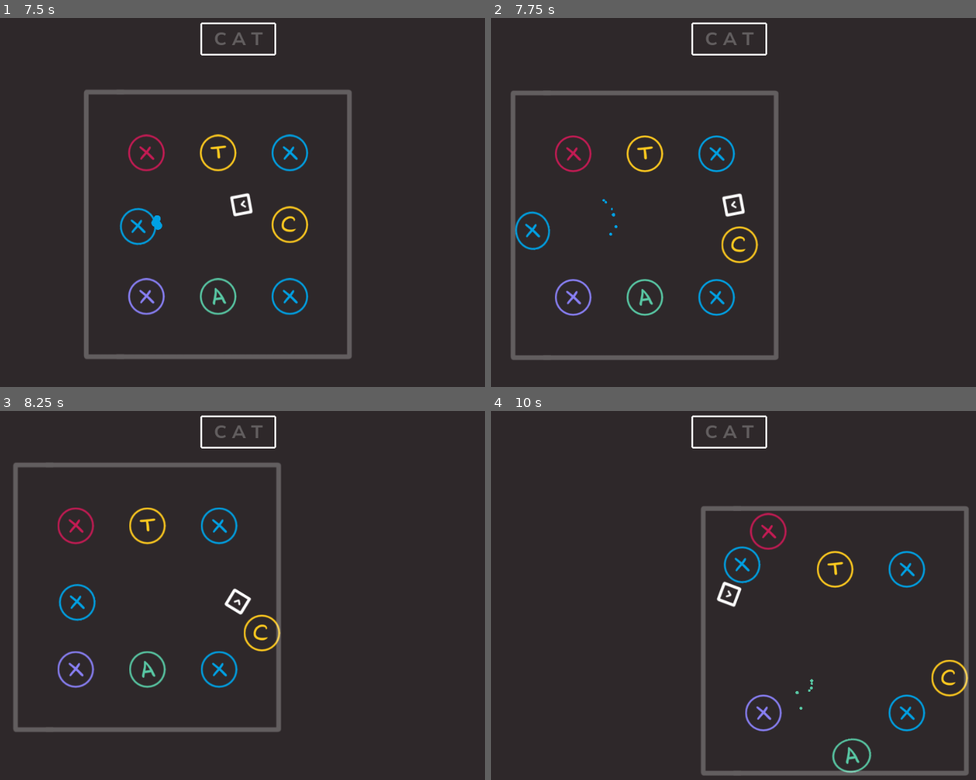
Above: before the commit, frames 1-4 (two rows, left to right).
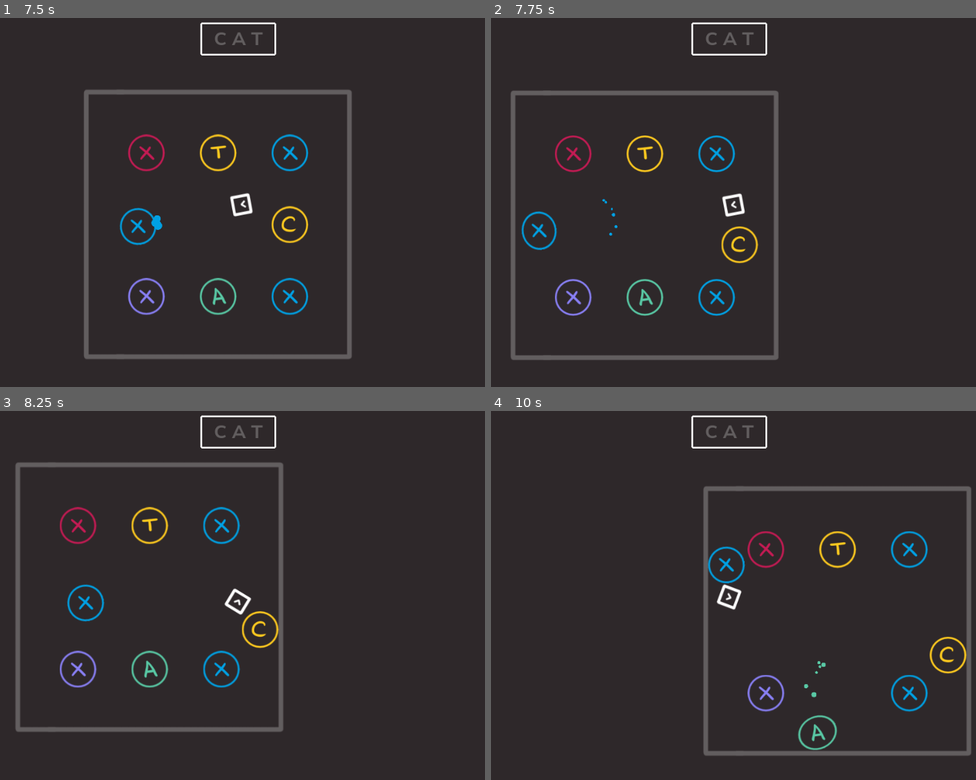
Above: after the commit, the same moments.

Repository: gontzalve/SSLS
Game: Godot game, scene res://scenes/game/main/main.tscn
Two runs of this game, one before a commit and one after it. Both use one fixed random seed, a clock stepped at 60 frames per second and the inputs below.
Inputs (mouse positions are in pixels of both pictures, inside the frame that each line leads up to):
- Up to frame 1 (7.5 s): tap Enter at 0.5, 2, 4.25 s; move the mouse to (358, 184) at 0.52 s; hold D (move_right) 0.53-1.28 s; click (358, 184) at 0.6 s; tap Space at 1.25, 3.5, 5 s; move the mouse to (126, 224) at 1.27 s; hold S (move_down) 1.28-2.03 s; tap Mouse wheel up (zoom_in) at 1.35, 3.6, 5.85 s; move the mouse to (295, 113) at 2.02 s; hold D (move_right) 2.03-2.78 s; tap Mouse wheel down (zoom_out) at 2.1, 4.35, 6.6 s; move the mouse to (208, 287) at 2.77 s; hold W (move_up) 2.78-3.53 s; click (208, 287) at 2.85 s; move the mouse to (402, 268) at 3.52 s; hold A (move_left) 3.53-5.03 s; move the mouse to (72, 143) at 4.27 s; move the mouse to (266, 206) at 5.02 s; hold S (move_down) 5.03-5.78 s; click (266, 206) at 5.1 s; move the mouse to (155, 99) at 5.77 s; hold D (move_right) 5.78-6.53 s; move the mouse to (358, 184) at 6.52 s; hold W (move_up) 6.53-7.28 s; move the mouse to (126, 224) at 7.27 s; hold D (move_right) from 7.28 s (still down); click (126, 224) at 7.35 s
- Up to frame 2 (7.75 s): keep holding D (move_right)
- Up to frame 3 (8.25 s): move the mouse to (295, 506) at 8.02 s; release D (move_right) at 8.03 s; hold S (move_down) from 8.03 s (still down); tap Mouse wheel up (zoom_in) at 8.1 s
- Up to frame 4 (10 s): move the mouse to (699, 680) at 8.77 s; release S (move_down) at 8.78 s; hold A (move_left) 8.78-9.53 s; tap Mouse wheel down (zoom_out) at 8.85 s; move the mouse to (893, 661) at 9.52 s; hold W (move_up) from 9.53 s (still down); click (893, 661) at 9.6 s

Frame 1 is identical in both runs. In frame 2, 0.4% of the frame differs, in the area x 4-14%, y 52-63%; in frame 3, 3.9%; in frame 4, 7.8%, in the area x 43-99%, y 20-99%.

Commit message:
Adjust walls positions

Diff:
--- a/scenes/game/levels/level_controller.tscn
+++ b/scenes/game/levels/level_controller.tscn
@@ -76,22 +76,22 @@
 physics_material_override = SubResource("PhysicsMaterial_hwi0d")
 
 [node name="CollisionShape1" type="CollisionShape2D" parent="WallContainer/Wall1/StaticBody2D"]
-position = Vector2(0, -260)
+position = Vector2(0, -255)
 shape = SubResource("RectangleShape2D_7q12v")
 disabled = true
 
 [node name="CollisionShape2" type="CollisionShape2D" parent="WallContainer/Wall1/StaticBody2D"]
-position = Vector2(0, 260)
+position = Vector2(0, 255)
 shape = SubResource("RectangleShape2D_7q12v")
 disabled = true
 
 [node name="CollisionShape3" type="CollisionShape2D" parent="WallContainer/Wall1/StaticBody2D"]
-position = Vector2(-260, 0)
+position = Vector2(-255, 0)
 shape = SubResource("RectangleShape2D_8jncq")
 disabled = true
 
 [node name="CollisionShape4" type="CollisionShape2D" parent="WallContainer/Wall1/StaticBody2D"]
-position = Vector2(260, 0)
+position = Vector2(253, 0)
 shape = SubResource("RectangleShape2D_8jncq")
 disabled = true
 
@@ -106,22 +106,22 @@
 collision_mask = 7
 
 [node name="CollisionShape1" type="CollisionShape2D" parent="WallContainer/Wall2/StaticBody2D"]
-position = Vector2(0, 356)
+position = Vector2(0, 350)
 shape = SubResource("RectangleShape2D_db5at")
 disabled = true
 
 [node name="CollisionShape2" type="CollisionShape2D" parent="WallContainer/Wall2/StaticBody2D"]
-position = Vector2(0, -356)
+position = Vector2(0, -350)
 shape = SubResource("RectangleShape2D_db5at")
 disabled = true
 
 [node name="CollisionShape3" type="CollisionShape2D" parent="WallContainer/Wall2/StaticBody2D"]
-position = Vector2(356, 0)
+position = Vector2(350, 0)
 shape = SubResource("RectangleShape2D_kht6i")
 disabled = true
 
 [node name="CollisionShape4" type="CollisionShape2D" parent="WallContainer/Wall2/StaticBody2D"]
-position = Vector2(-356, 0)
+position = Vector2(-350, 0)
 shape = SubResource("RectangleShape2D_kht6i")
 disabled = true
 
@@ -136,22 +136,22 @@
 collision_mask = 7
 
 [node name="CollisionShape1" type="CollisionShape2D" parent="WallContainer/Wall3/StaticBody2D"]
-position = Vector2(0, 500)
+position = Vector2(0, 490)
 shape = SubResource("RectangleShape2D_3qt67")
 disabled = true
 
 [node name="CollisionShape2" type="CollisionShape2D" parent="WallContainer/Wall3/StaticBody2D"]
-position = Vector2(0, -500)
+position = Vector2(0, -493)
 shape = SubResource("RectangleShape2D_3qt67")
 disabled = true
 
 [node name="CollisionShape3" type="CollisionShape2D" parent="WallContainer/Wall3/StaticBody2D"]
-position = Vector2(-500, 0)
+position = Vector2(-493, 0)
 shape = SubResource("RectangleShape2D_jxl7b")
 disabled = true
 
 [node name="CollisionShape4" type="CollisionShape2D" parent="WallContainer/Wall3/StaticBody2D"]
-position = Vector2(500, 0)
+position = Vector2(490, 0)
 shape = SubResource("RectangleShape2D_jxl7b")
 disabled = true
 
@@ -166,22 +166,22 @@
 collision_mask = 7
 
 [node name="CollisionShape1" type="CollisionShape2D" parent="WallContainer/Wall4/StaticBody2D"]
-position = Vector2(0, 644)
+position = Vector2(0, 633)
 shape = SubResource("RectangleShape2D_kl8w3")
 disabled = true
 
 [node name="CollisionShape2" type="CollisionShape2D" parent="WallContainer/Wall4/StaticBody2D"]
-position = Vector2(0, -644)
+position = Vector2(0, -636)
 shape = SubResource("RectangleShape2D_kl8w3")
 disabled = true
 
 [node name="CollisionShape3" type="CollisionShape2D" parent="WallContainer/Wall4/StaticBody2D"]
-position = Vector2(-644, 0)
+position = Vector2(-635, 0)
 shape = SubResource("RectangleShape2D_33axq")
 disabled = true
 
 [node name="CollisionShape4" type="CollisionShape2D" parent="WallContainer/Wall4/StaticBody2D"]
-position = Vector2(644, 0)
+position = Vector2(635, 0)
 shape = SubResource("RectangleShape2D_33axq")
 disabled = true
 
@@ -196,21 +196,21 @@
 collision_mask = 7
 
 [node name="CollisionShape1" type="CollisionShape2D" parent="WallContainer/Wall5/StaticBody2D"]
-position = Vector2(0, 788)
+position = Vector2(0, 778)
 shape = SubResource("RectangleShape2D_1vcip")
 disabled = true
 
 [node name="CollisionShape2" type="CollisionShape2D" parent="WallContainer/Wall5/StaticBody2D"]
-position = Vector2(0, -788)
+position = Vector2(0, -778)
 shape = SubResource("RectangleShape2D_1vcip")
 disabled = true
 
 [node name="CollisionShape3" type="CollisionShape2D" parent="WallContainer/Wall5/StaticBody2D"]
-position = Vector2(-788, 0)
+position = Vector2(-778, 0)
 shape = SubResource("RectangleShape2D_pbcyv")
 disabled = true
 
 [node name="CollisionShape4" type="CollisionShape2D" parent="WallContainer/Wall5/StaticBody2D"]
-position = Vector2(788, 0)
+position = Vector2(779, 0)
 shape = SubResource("RectangleShape2D_pbcyv")
 disabled = true
